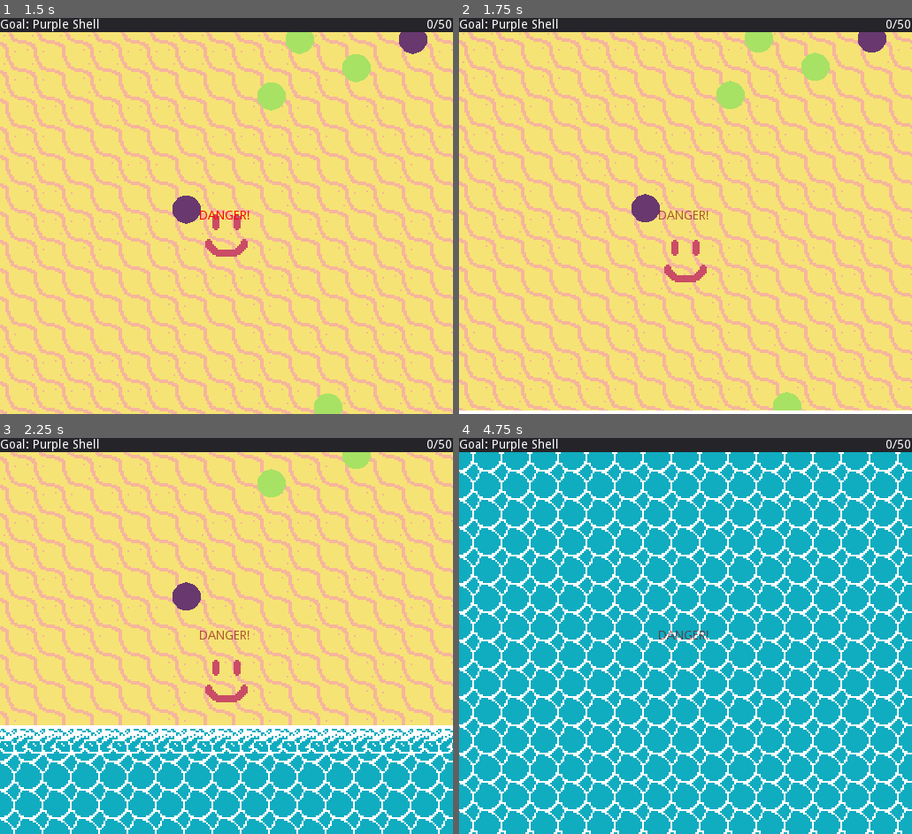
Above: before the commit, frames 1-4 (two rows, left to right).
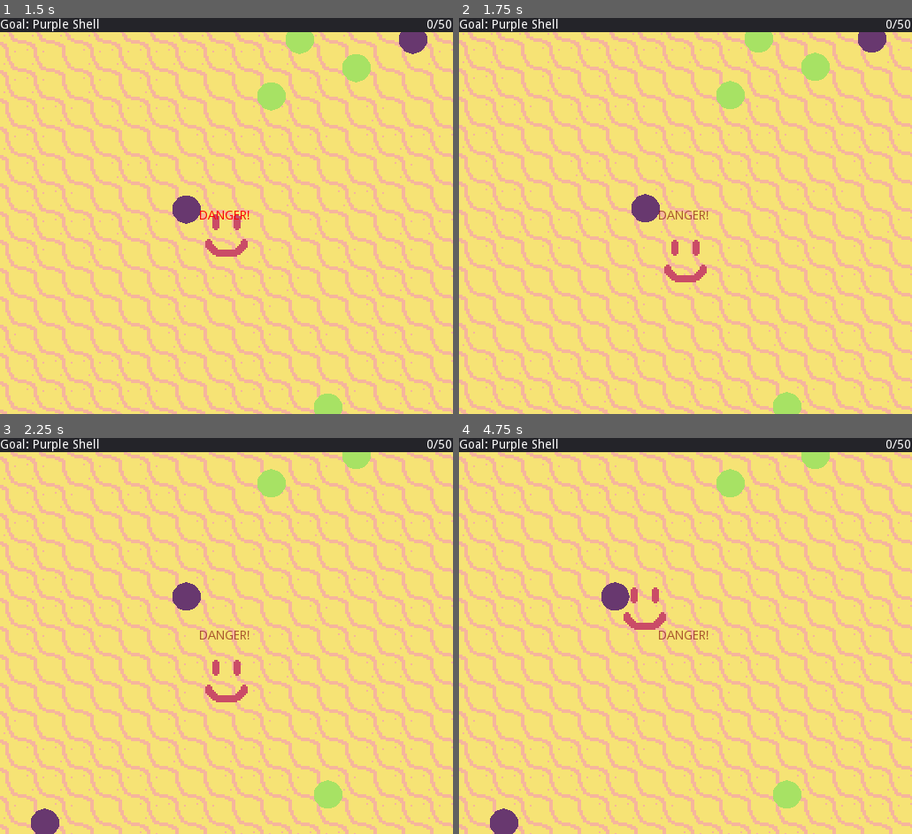
Above: after the commit, the same moments.

Repository: itemcrate/global-game-jam-2019
Game: Godot game, scene res://screens/overworld/Overworld.tscn
Two runs of this game, one before a commit and one after it. Both use one fixed random seed, a clock stepped at 60 frames per second and the inputs below. This scene is started directly instead of the project's main scene. Sound files missing from this copy of the repository are replaced by a short silence.
Inputs:
- Up to frame 1 (1.5 s): tap Enter (ui_accept) at 0.5, 0.77 s; hold Right (ui_right) 0.53-1.28 s; hold Space (ui_select) 0.53-1.28 s; hold Down (ui_down) from 1.28 s (still down); tap Space (ui_select) at 1.35 s
- Up to frame 2 (1.75 s): keep holding Down (ui_down); tap Enter (ui_accept) at 1.52 s
- Up to frame 3 (2.25 s): release Down (ui_down) at 2.03 s; hold Right (ui_right) from 2.03 s (still down); hold Space (ui_select) from 2.03 s (still down)
- Up to frame 4 (4.75 s): release Right (ui_right) at 2.78 s; release Space (ui_select) at 2.78 s; hold Up (ui_up) 2.78-3.53 s; tap Space (ui_select) at 2.85, 4.35 s; tap Enter (ui_accept) at 3.02, 3.77, 4.52 s; hold Space (ui_select) 3.53-4.28 s; hold Left (ui_left) from 3.53 s (still down)

Frame 1 is identical in both runs. In frame 2, 0.9% of the frame differs, in the area x 0-100%, y 99-100%; in frame 3, 27%; in frame 4, 96%, in the area x 0-100%, y 3-100%.

Commit message:
Danger events: now with warning whistle. Also looped title audio.

Diff:
--- a/screens/overworld/Overworld.gd
+++ b/screens/overworld/Overworld.gd
@@ -14,15 +14,18 @@
 
 func _input(event):
 	if event.is_action_pressed("ui_select"):
-		start_danger_event()
-		wave.flow()
+		start_danger_event("wave")
 
-func start_danger_event():
+func start_danger_event(hazard):
 		$HUDLayer/HUD.show_alert()
 		bg_audio_pos = $BackgroundAudioPlayer.get_playback_position()
+		$WarningAudioPlayer.play()
+		yield($WarningAudioPlayer, "finished")
 		$BackgroundAudioPlayer.stop()
 		$DangerAudioPlayer.play()
 		yield($HUDLayer/HUD/AlertTimer, "timeout")
+		if(hazard == "wave"):
+			wave.flow()
 
 func spawn(scene_path):
 	var new_obstacle = load(scene_path).instance()
--- a/screens/overworld/Overworld.tscn
+++ b/screens/overworld/Overworld.tscn
@@ -7,6 +7,7 @@
 [ext_resource path="res://entities/HUD/HUD.tscn" type="PackedScene" id=5]
 [ext_resource path="res://assets/audio/happy_music.wav" type="AudioStream" id=6]
 [ext_resource path="res://assets/audio/danger_music.wav" type="AudioStream" id=7]
+[ext_resource path="res://assets/audio/warning_whistle.wav" type="AudioStream" id=8]
 
 [node name="Overworld" type="Node" index="0"]
 
@@ -63,4 +64,13 @@
 mix_target = 0
 bus = "Master"
 
+[node name="WarningAudioPlayer" type="AudioStreamPlayer" parent="." index="6"]
+
+stream = ExtResource( 8 )
+volume_db = 0.0
+pitch_scale = 1.0
+autoplay = false
+mix_target = 0
+bus = "Master"
+
 [connection signal="finished" from="DangerAudioPlayer" to="." method="_on_DangerAudioPlayer_finished"]
Not shown, changed: assets/audio/title_music.wav.import
Not shown, added: assets/audio/warning_whistle.wav.import
Not shown: 1 places in screens/overworld/Overworld.tscn that only renumber resources
Not shown, added: assets/audio/warning_whistle.wav
